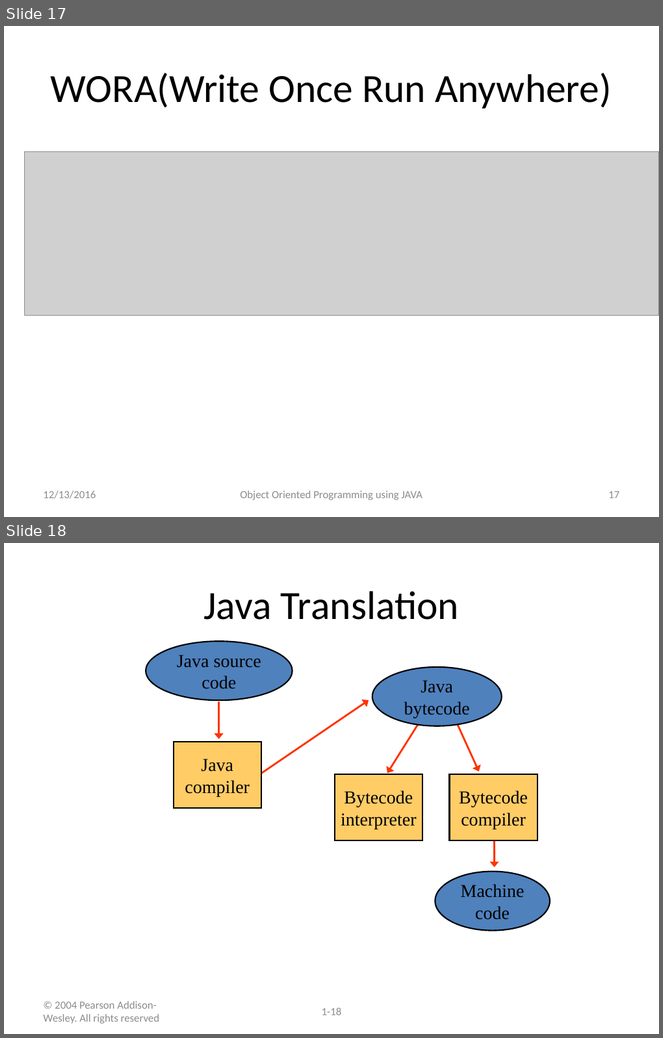
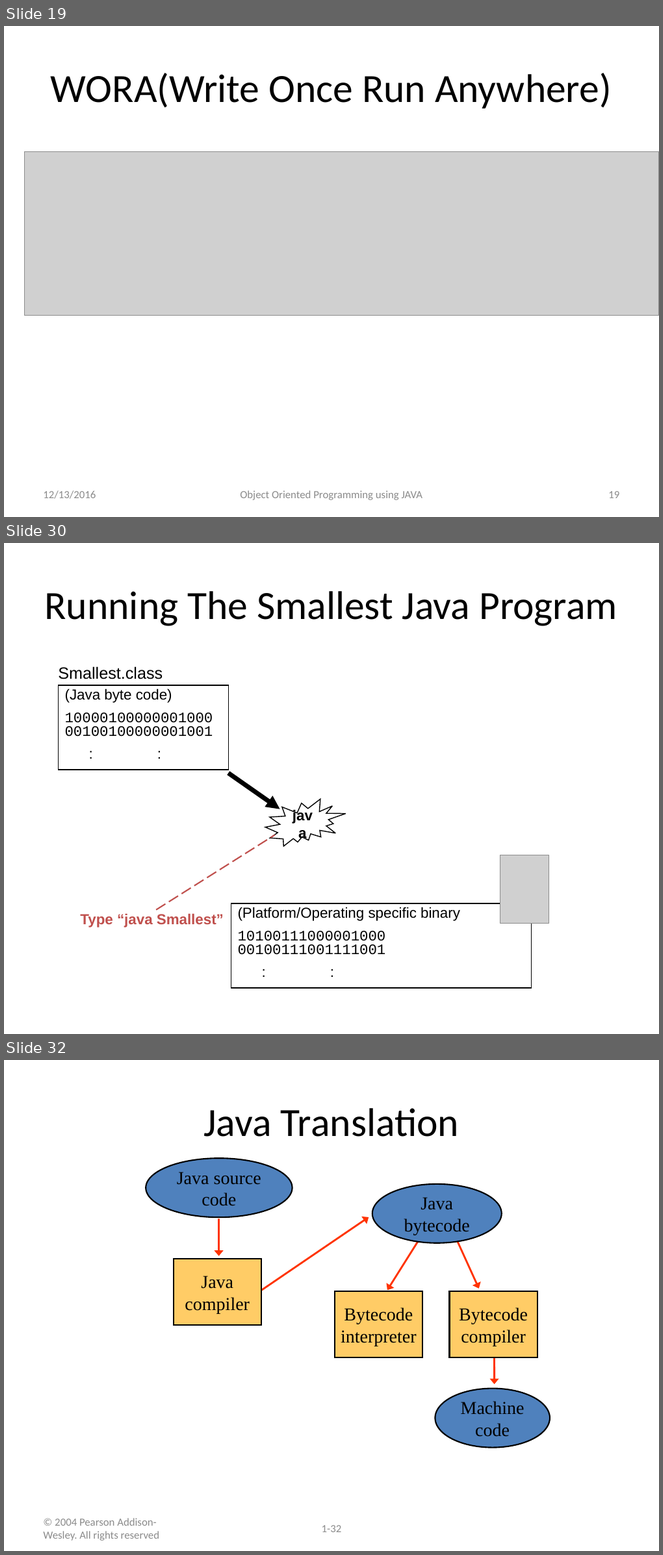
Before and after one commit to kchhipa4u/core-java-step-by-step, a slide deck: src/introduction/introductiontojava.pptx. Shown one above the other, each under a label of ours: slides 17 and 18 before the commit, slides 19, 30 and 32 after it; the slides between them are not shown. The pictures are 663x1038 and 663x1555 pixels, drawn with LibreOffice and Linux fonts; fonts in the diff are those of the drawing; grey boxes stand for pictures. Boxes give left, top, right and bottom in pixels: in the first picture for what was removed or moved away, otherwise in the second. Text is boxed around its words. In the diff, an @@ line names an element or a change of style, - is before the commit and + after.

```diff
--- a/src/introduction/introductiontojava.pptx
+++ b/src/introduction/introductiontojava.pptx
@@ slide 30 added at [4, 543, 659, 1034], background #FFFFFF @@
@@ title added at [45, 591, 618, 626], 44 pt, text #000000 @@
+Running The Smallest Java Program
@@ text added at [58, 667, 163, 679], 18 pt, text #000000 @@
+Smallest.class
@@ rectangle added at [59, 685, 229, 770], outline #000000 1 pt, 16 pt, text #000000 @@
+(Java byte code)
+10000100000001000 00100100000001001
+: :
@@ arrow added from (229, 773) to (280, 809), #000000 5 pt @@
@@ irregular seal added at [265, 799, 346, 847], outline #000000 1 pt, 16 pt, text #000000, bold @@
+java
@@ line added from (156, 910) to (275, 835), #C0504D 1.5 pt dashed @@
@@ picture added at [501, 856, 549, 924] @@
@@ rectangle added at [232, 904, 532, 988], outline #000000 1 pt, 16 pt, text #000000 @@
+(Platform/Operating specific binary
+10100111000001000 00100111001111001
+: :
@@ text added at [80, 914, 224, 928], 16 pt, text #C0504D, bold @@
+Type “java Smallest”
@@ what was slide 17 is now slide 19 @@
@@ page number at [608, 491, 620, 499]: text changed @@
-17
+19
@@ what was slide 18 is now slide 32 @@
@@ page number at [322, 1525, 342, 1533]: text changed @@
-1-18
+1-32
```
Also in this commit, not shown: 1 slide changed, 16 other slides added.
